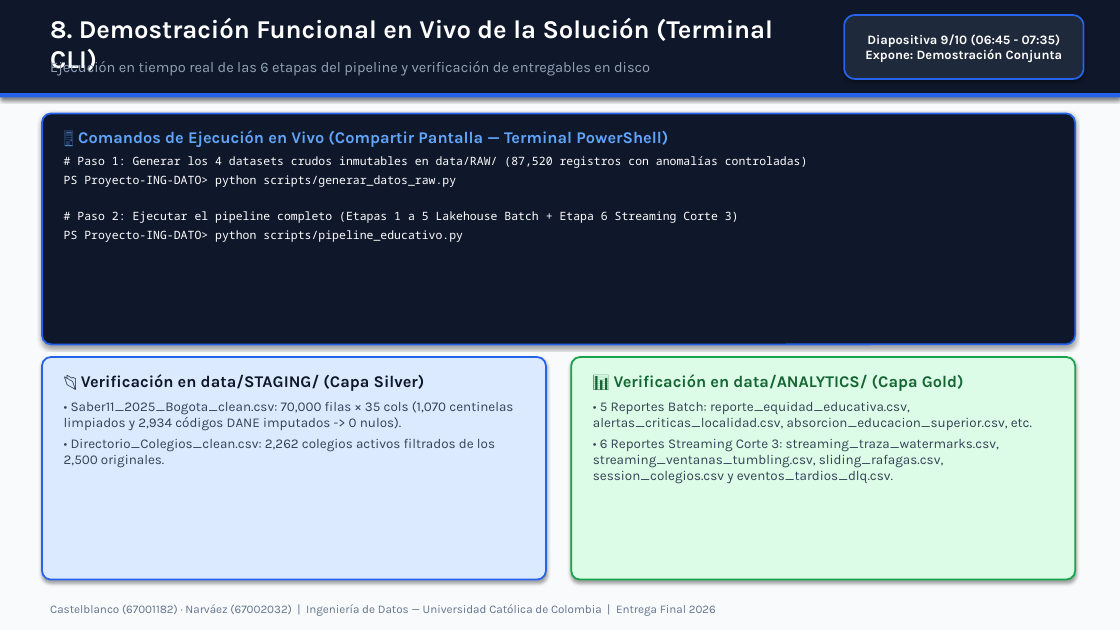
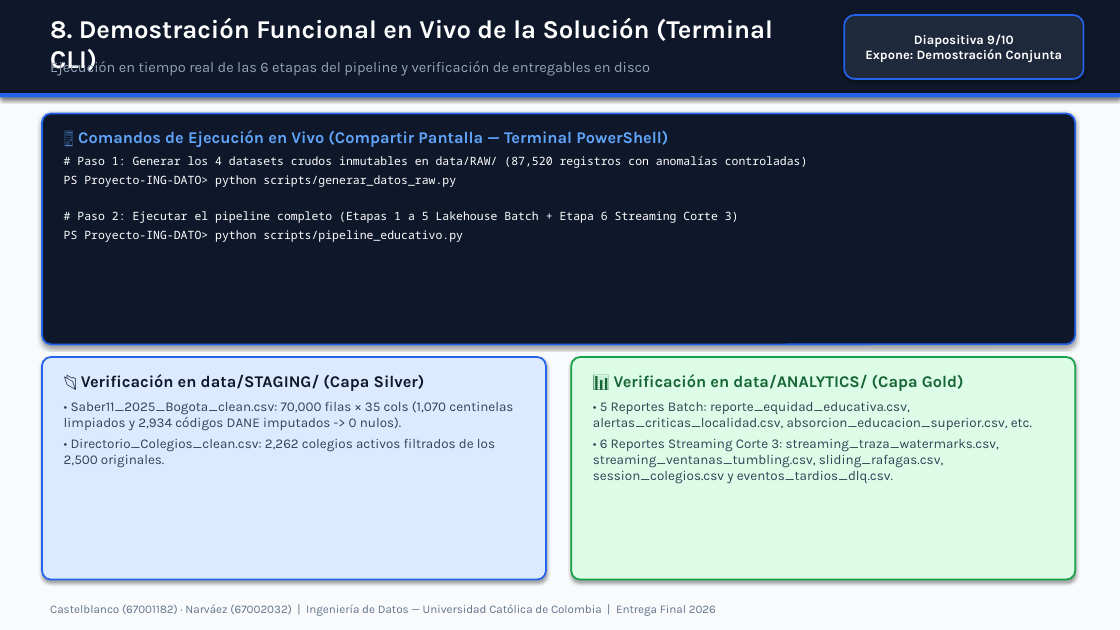
Before and after one commit to HCA-3/Proyecto-ING-DATO, a slide deck: slide 9 of entregables/entrega final/Presentacion_Sustentacion_Entrega_Final.pptx. Drawn at 1120x630 pixels with LibreOffice and Linux fonts; fonts in the diff are those of the drawing. Boxes give left, top, right and bottom in pixels: in the first picture for what was removed or moved away, otherwise in the second. Text is boxed around its words. In the diff, an @@ line names an element or a change of style, - is before the commit and + after.

Commit message:
Elimina marcas de tiempo del encabezado de las diapositivas de presentacion

```diff
--- a/entregables/entrega final/Presentacion_Sustentacion_Entrega_Final.pptx
+++ b/entregables/entrega final/Presentacion_Sustentacion_Entrega_Final.pptx
@@ text in rounded rectangle at (865, 34, 1062, 62): text changed @@
-Diapositiva 9/10 (06:45 - 07:35)
-Expone: Demostración Conjunta
+Diapositiva 9/10
+Expone: Demostración Conjunta
```
Also in this commit, not shown: 8 other slides changed, 3 other files.
